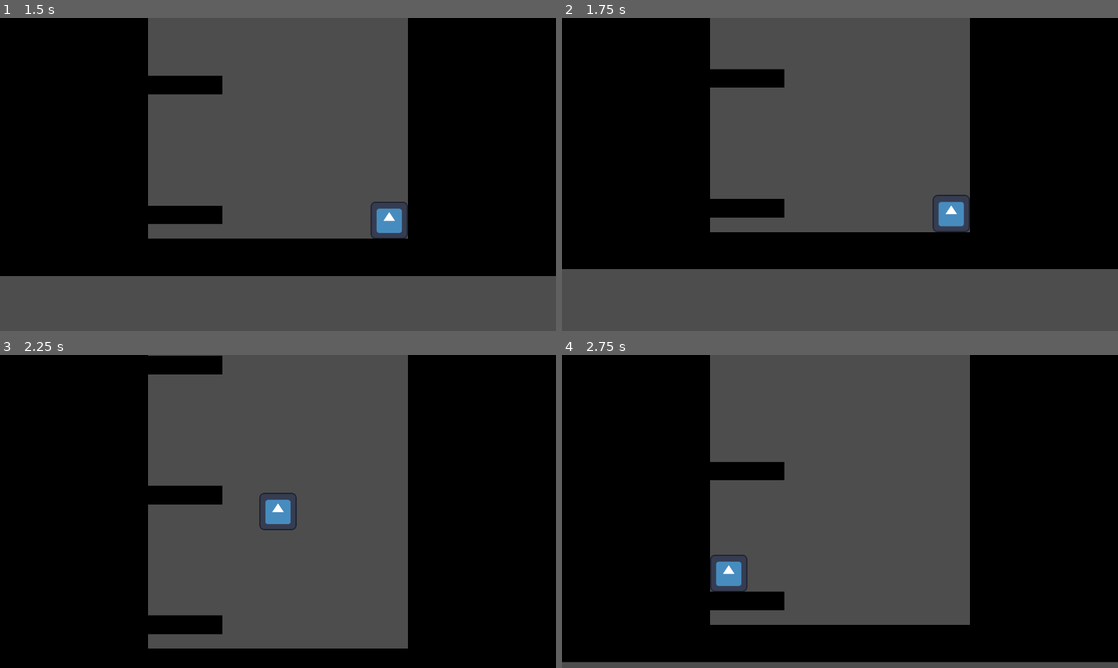
Above: before the commit, frames 1-4 (two rows, left to right).
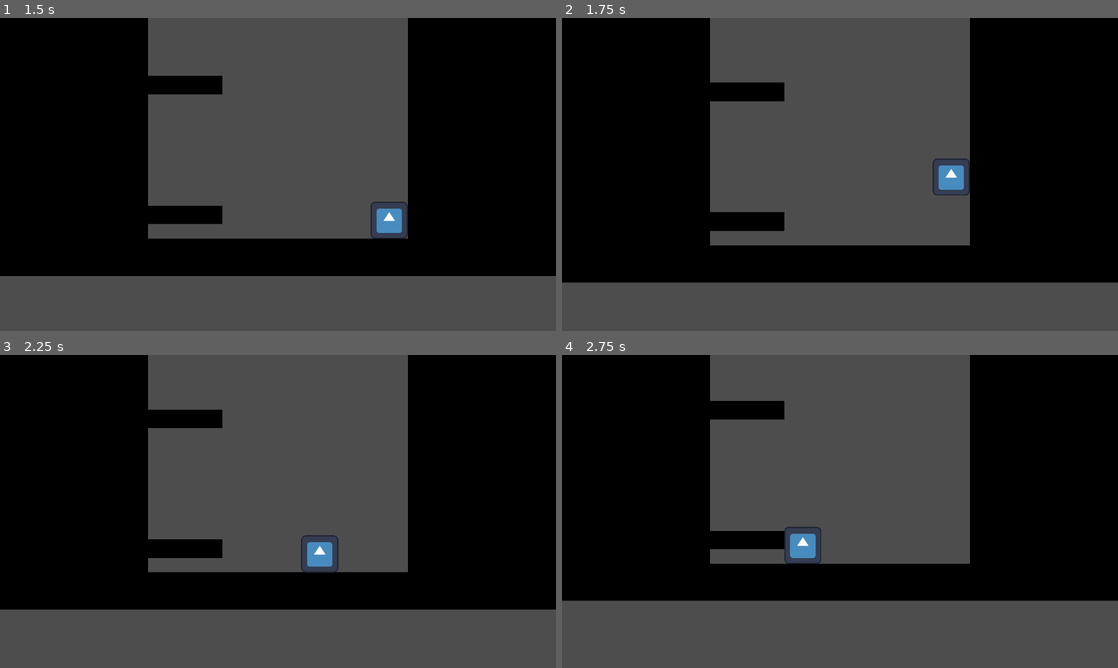
Above: after the commit, the same moments.

Repository: konducktor/run-from-gulmora
Game: Godot game, scene res://gameplay.tscn
Same seed, same stepped clock (60 frames per second), same inputs: the game is played once before the commit and once after it. The engine's default icon, where the game draws it, is replaced by a stand-in: a white triangle on a blue panel in a dark square.
Inputs (mouse positions are in pixels of both pictures, inside the frame that each line leads up to):
- Up to frame 1 (1.5 s): move the mouse to (400, 158) at 0.52 s; hold Right (movement_right) from 0.53 s (still down); tap C (movement_jump) at 0.77 s; move the mouse to (166, 190) at 1.27 s
- Up to frame 2 (1.75 s): keep holding Right (movement_right); tap C (movement_jump) at 1.52 s
- Up to frame 3 (2.25 s): move the mouse to (333, 442) at 2.02 s; release Right (movement_right) at 2.03 s; hold Left (movement_left) from 2.03 s (still down)
- Up to frame 4 (2.75 s): keep holding Left (movement_left)

Frame 1 is identical in both runs. In frame 2, 9.7% of the frame differs, in the area x 0-100%, y 16-85%; in frame 3, 23%; in frame 4, 25%, in the area x 0-100%, y 14-99%.

Commit message:
рефактор генерации под большие локации

Diff:
--- a/levels/level_generator.gd
+++ b/levels/level_generator.gd
@@ -51,7 +51,9 @@
 	add_level_to_scene(next_level, level_positopn)
 
 	current_level_index += 1
-	update_current_level_type()
+
+	if current_level_index % 5 == 0:
+		update_current_level_type()
 
 
 func add_level_to_scene(level: PackedScene, level_position: Vector2 = Vector2.ZERO) -> void:
--- a/main_menu/main_menu.gd
+++ b/main_menu/main_menu.gd
@@ -1,16 +1,6 @@
 extends Control
 
 @export var gameplay_scene: PackedScene
-
-# Called when the node enters the scene tree for the first time.
-func _ready():
-	pass # Replace with function body.
-
-
-# Called every frame. 'delta' is the elapsed time since the previous frame.
-func _process(delta):
-	pass
-
 
 func _on_start_pressed():
 	get_tree().change_scene_to_packed(gameplay_scene)
--- a/monster/monster.tscn
+++ b/monster/monster.tscn
@@ -5,7 +5,7 @@
 
 [node name="Monster" type="Node2D"]
 script = ExtResource("1_gsx7y")
-NORMAL_SPEED = 500.0
-SLOW_SPEED = 100.0
+NORMAL_SPEED = 200.0
+SLOW_SPEED = 50.0
 
 [node name="MonsterHit" parent="." instance=ExtResource("1_okp8s")]
Not shown: 1 places in gameplay.tscn that only renumber resources
